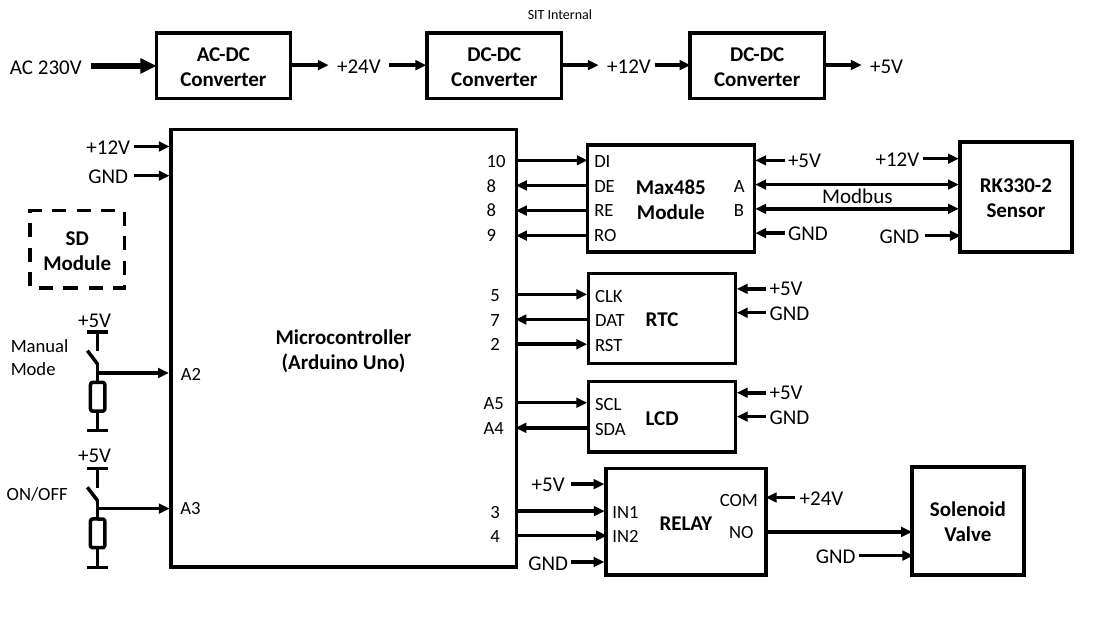
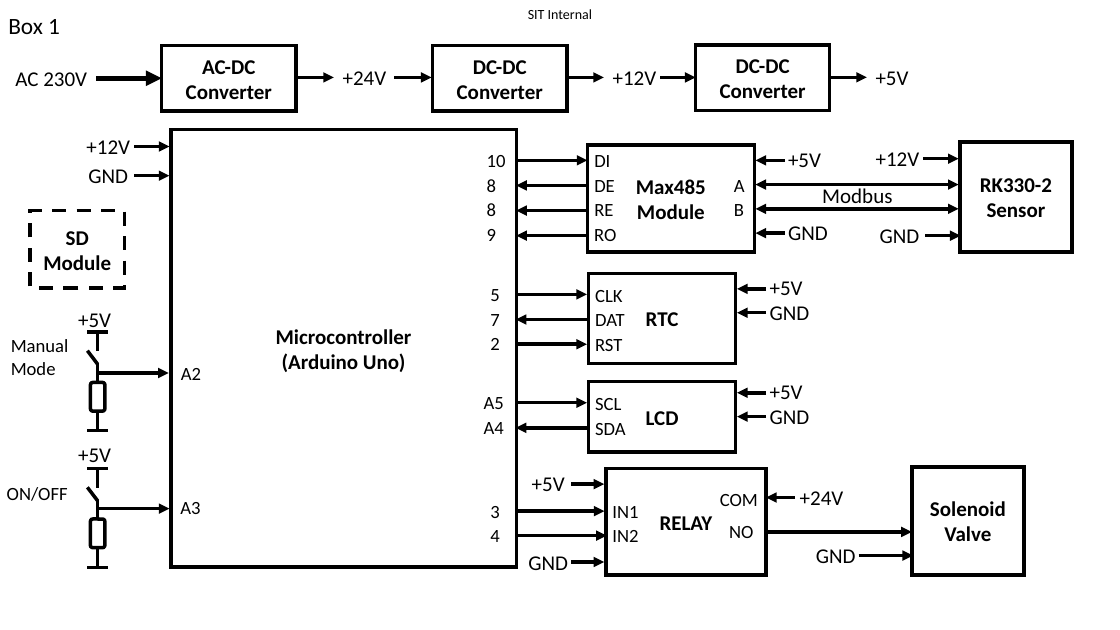
Before and after one commit to kanglc/Hashtag, a slide deck: slide 3 of Docs/thermal_controller_blockdiagram.pptx. Drawn at 1120x630 pixels with LibreOffice and Linux fonts; fonts in the diff are those of the drawing; background and template pictures are left out. Boxes give left, top, right and bottom in pixels: in the first picture for what was removed or moved away, otherwise in the second. Text is boxed around its words. In the diff, an @@ line names an element or a change of style, - is before the commit and + after.

```diff
--- a/Docs/thermal_controller_blockdiagram.pptx
+++ b/Docs/thermal_controller_blockdiagram.pptx
@@ text added at [8,19,60,34], 20 pt, text #000000 @@
+Box 1
@@ 6 arrows, 4 texts, 3 rectangles: place and size @@
-6 arrows, 4 texts, 3 rectangles at [10,33,903,98]
+6 arrows, 4 texts, 3 rectangles at [15,45,909,111]
```
Also in this commit, not shown: 5 other slides changed.
